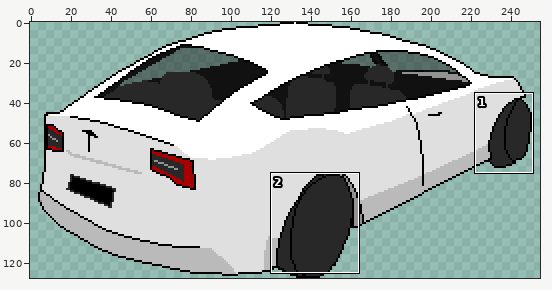
Pixel-art file, stored at src/car-turn-2.aseprite. The first picture is a wide view before the edit; the outline marks the close-up.
Close-up. Old version:
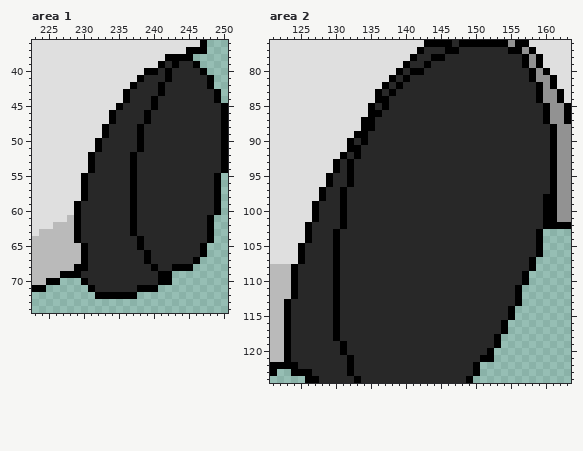
256x128 pixels, 1 frame. Colours within 5 levels of each other are drawn and written as one. Shown: area 1: x 223..250, y 36..74; area 2: x 121..163, y 76..124. The wide view leaves out empty margins.
And afterwards:
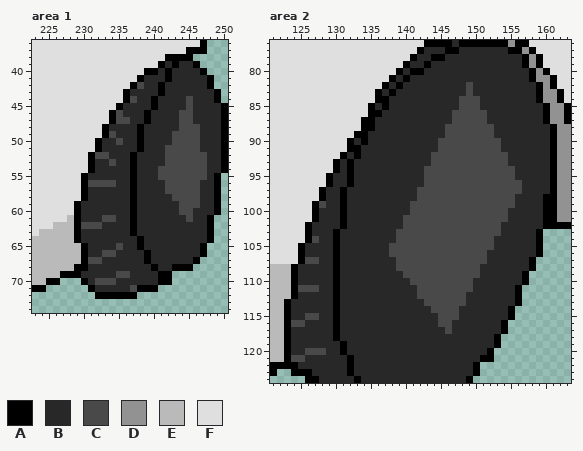
Palette (. is transparent): A #000000  B #282828  C #494949  D #929292  E #bababa  F #dfdfdf
What changed:
Area 1, layer "Layer 3":
y 42: x 238 B -> C
y 44: x 237 B -> C; x 245 B -> C
y 45: x 245 B -> C
y 46: x 235 B -> C; x 244..245 BB -> CC
y 47: x 235..236 BB -> CC; x 244..245 BB -> CC
y 48: x 244..246 BBB -> CCC
y 49: x 234 B -> C; x 243..246 BBBB -> CCCC
y 50: x 235 B -> C; x 243..246 BBBB -> CCCC
y 51: x 242..246 BBBBB -> CCCCC
y 52: x 232..233 BB -> CC; x 242..247 BBBBBB -> CCCCCC
y 53: x 234 B -> C; x 242..247 BBBBBB -> CCCCCC
y 54..55: x 241..247 BBBBBBB -> CCCCCCC
y 56: x 231..234 BBBB -> CCCC; x 242..246 BBBBB -> CCCCC
y 57: x 242..246 BBBBB -> CCCCC
y 58: x 243..246 BBBB -> CCCC
y 59: x 244..246 BBB -> CCC
y 60: x 244..245 BB -> CC
y 61: x 233..234 BB -> CC; x 245 B -> C
y 62: x 230..232 BBB -> CCC
y 65: x 235 B -> C
y 66: x 233..234 BB -> CC
y 67: x 231..232 BB -> CC
y 69: x 235..236 BB -> CC
y 70: x 232..234 BBB -> CCC
y 71: x 237 B -> C
Area 2, layer "Layer 3":
y 82..83: x 149 B -> C
y 84..85: x 148..150 BBB -> CCC
y 86..87: x 147..151 BBBBB -> CCCCC
y 88..89: x 146..152 BBBBBBB -> CCCCCCC
y 90..91: x 145..153 BBBBBBBBB -> CCCCCCCCC
y 92..93: x 144..154 BBBBBBBBBBB -> CCCCCCCCCCC
y 94..95: x 143..155 BBBBBBBBBBBBB -> CCCCCCCCCCCCC
y 96: x 143..156 BBBBBBBBBBBBBB -> CCCCCCCCCCCCCC
y 97: x 142..156 BBBBBBBBBBBBBBB -> CCCCCCCCCCCCCCC
y 98: x 142..155 BBBBBBBBBBBBBB -> CCCCCCCCCCCCCC
y 99: x 128 B -> C; x 141..155 BBBBBBBBBBBBBBB -> CCCCCCCCCCCCCCC
y 100: x 141..154 BBBBBBBBBBBBBB -> CCCCCCCCCCCCCC
y 101: x 140..154 BBBBBBBBBBBBBBB -> CCCCCCCCCCCCCCC
y 102: x 140..153 BBBBBBBBBBBBBB -> CCCCCCCCCCCCCC
y 103: x 139..153 BBBBBBBBBBBBBBB -> CCCCCCCCCCCCCCC
y 104: x 127 B -> C; x 139..152 BBBBBBBBBBBBBB -> CCCCCCCCCCCCCC
y 105: x 138..152 BBBBBBBBBBBBBBB -> CCCCCCCCCCCCCCC
y 106: x 138..151 BBBBBBBBBBBBBB -> CCCCCCCCCCCCCC
y 107: x 126..127 BB -> CC; x 139..151 BBBBBBBBBBBBB -> CCCCCCCCCCCCC
y 108: x 139..150 BBBBBBBBBBBB -> CCCCCCCCCCCC
y 109: x 140..150 BBBBBBBBBBB -> CCCCCCCCCCC
y 110: x 141..149 BBBBBBBBB -> CCCCCCCCC
y 111: x 125..127 BBB -> CCC; x 142..149 BBBBBBBB -> CCCCCCCC
y 112: x 142..148 BBBBBBB -> CCCCCCC
y 113: x 143..148 BBBBBB -> CCCCCC
y 114: x 144..147 BBBB -> CCCC
y 115: x 126..127 BB -> CC; x 145..147 BBB -> CCC
y 116: x 124..125 BB -> CC; x 145..146 BB -> CC
y 117: x 146 B -> C
y 120: x 126..128 BBB -> CCC
y 121: x 124..125 BB -> CC
Where, in picture pixels (left, top, right, bottom), the same in both close-ups:
changed: (88, 82, 144, 187)
changed: (158, 96, 207, 222)
changed: (81, 215, 137, 292)
changed: (389, 82, 522, 334)
changed: (319, 201, 326, 208)
changed: (298, 236, 319, 292)
changed: (291, 313, 326, 362)
